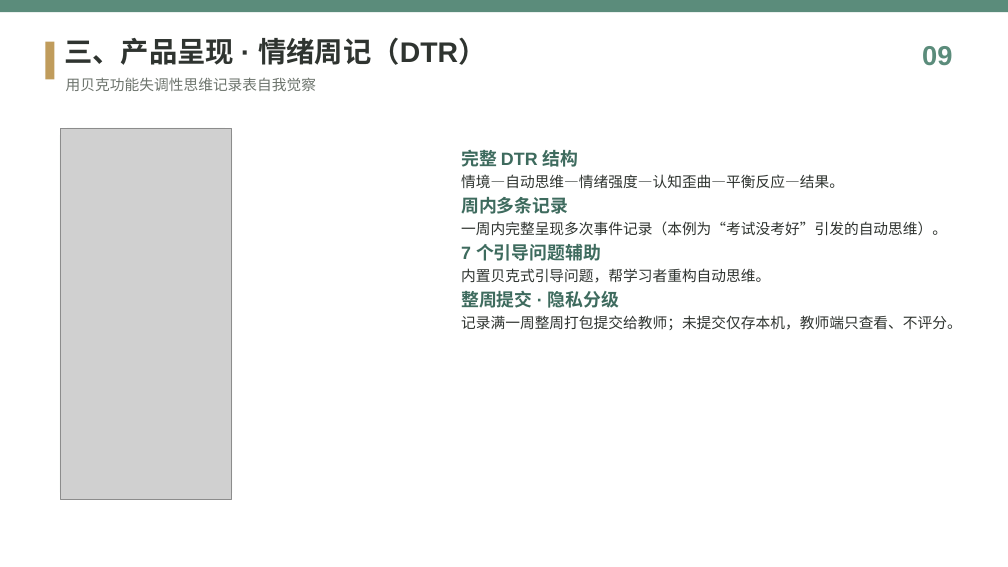
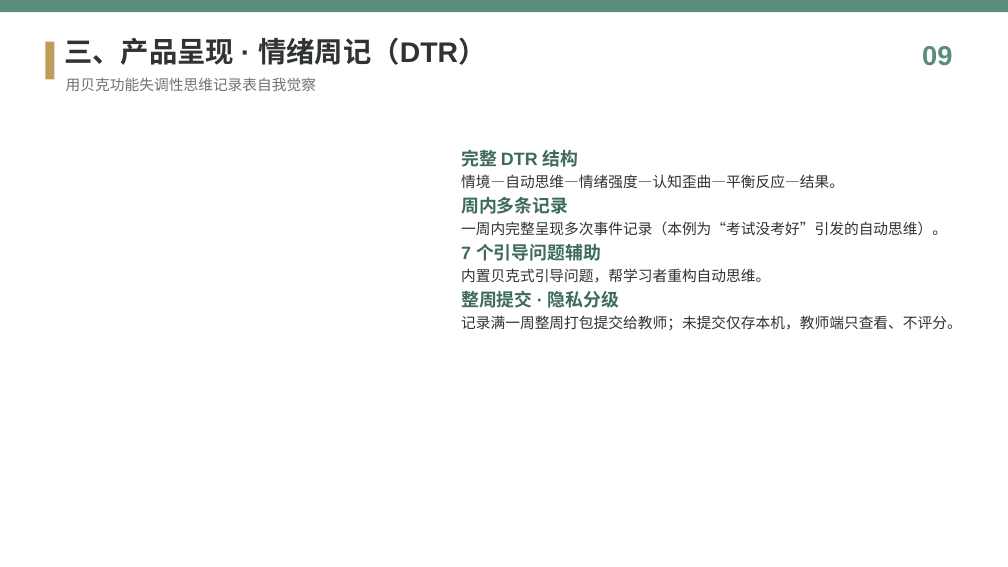
Before and after one commit to 7xlnn/-1, a slide deck: slide 9 of assets/知愈心理_产品介绍.pptx. Drawn at 1008x567 pixels with LibreOffice and Linux fonts; fonts in the diff are those of the drawing; grey boxes stand for pictures; background and template pictures are left out. Boxes give left, top, right and bottom in pixels: in the first picture for what was removed or moved away, otherwise in the second. Text is boxed around its words. In the diff, an @@ line names an element or a change of style, - is before the commit and + after.

```diff
--- a/assets/知愈心理_产品介绍.pptx
+++ b/assets/知愈心理_产品介绍.pptx
@@ rounded rectangle: place and size @@
-rounded rectangle at [60, 129, 231, 499]
+rounded rectangle at [60, 129, 60, 129]
@@ rounded rectangle at [60, 129, 60, 129]: proportions changed @@
@@ picture removed at [60, 129, 231, 499] @@
```
Also in this commit, not shown: 7 other slides changed, 20 other files.
